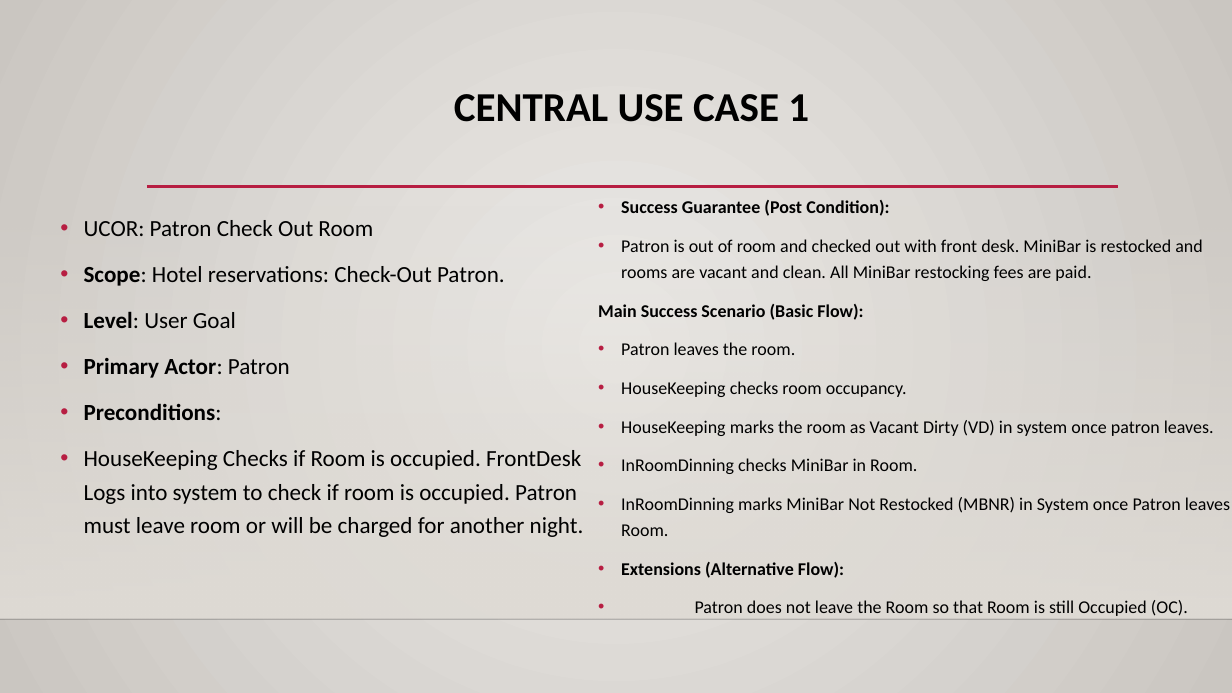
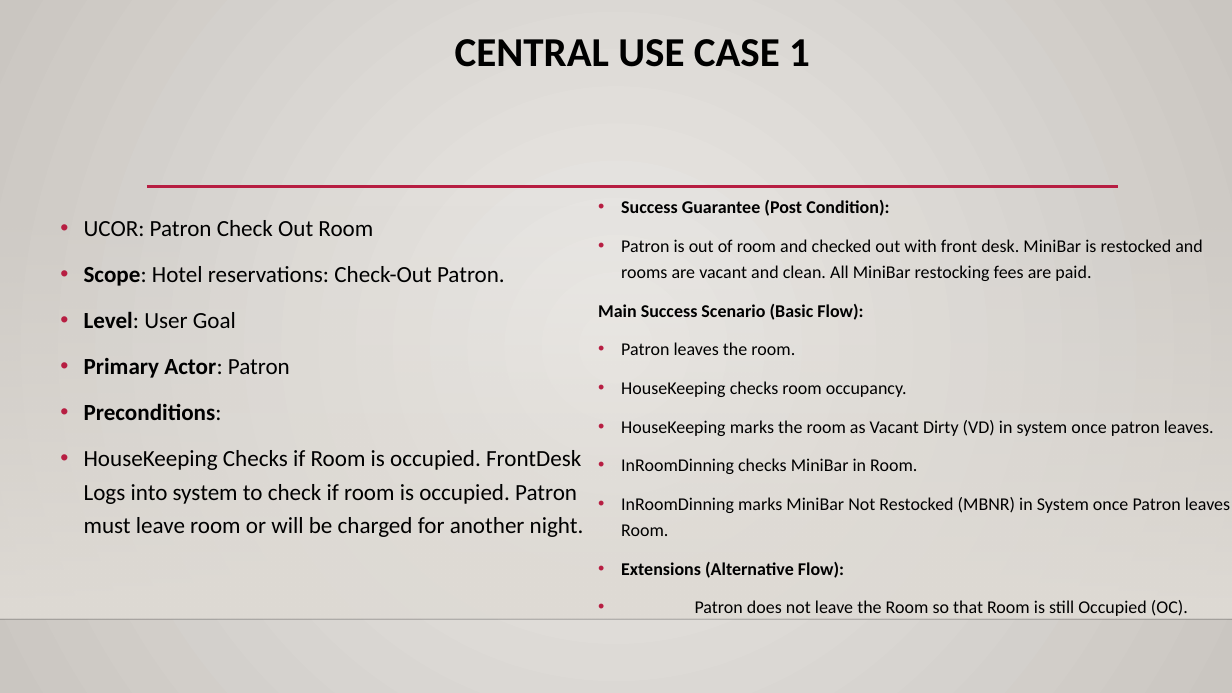
Before and after one commit to nyaundid/Hotel_Management-, a slide deck: slide 6 of Final_Presentation.pptx. Drawn at 1232x693 pixels with LibreOffice and Linux fonts; fonts in the diff are those of the drawing; background and template pictures are left out. Boxes give left, top, right and bottom in pixels: in the first picture for what was removed or moved away, otherwise in the second. Text is boxed around its words. In the diff, an @@ line names an element or a change of style, - is before the commit and + after.

```diff
--- a/Final_Presentation.pptx
+++ b/Final_Presentation.pptx
@@ title "CENTRAL USE CASE 1": place and size @@
-title "CENTRAL USE CASE 1" at box(454, 94, 809, 122)
+title "CENTRAL USE CASE 1" at box(455, 39, 810, 67)
```
Also in this commit, not shown: 5 other slides changed.
